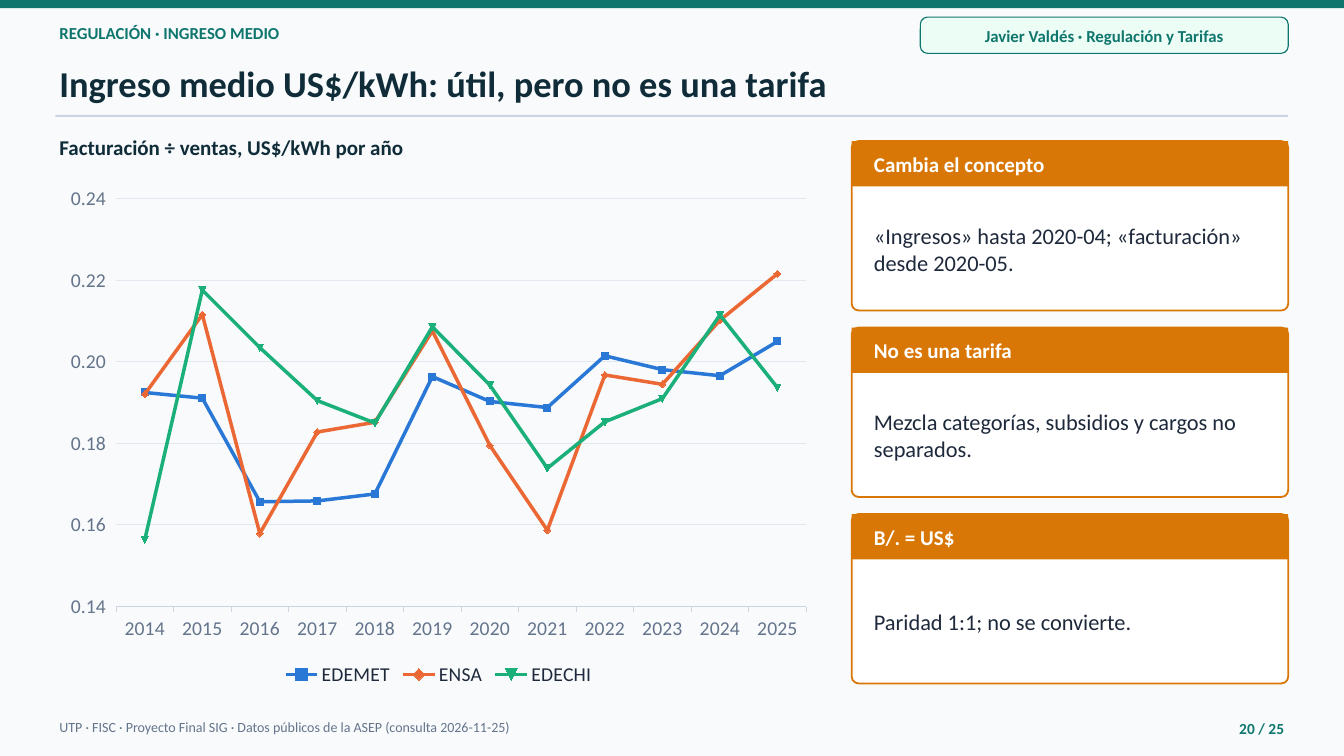
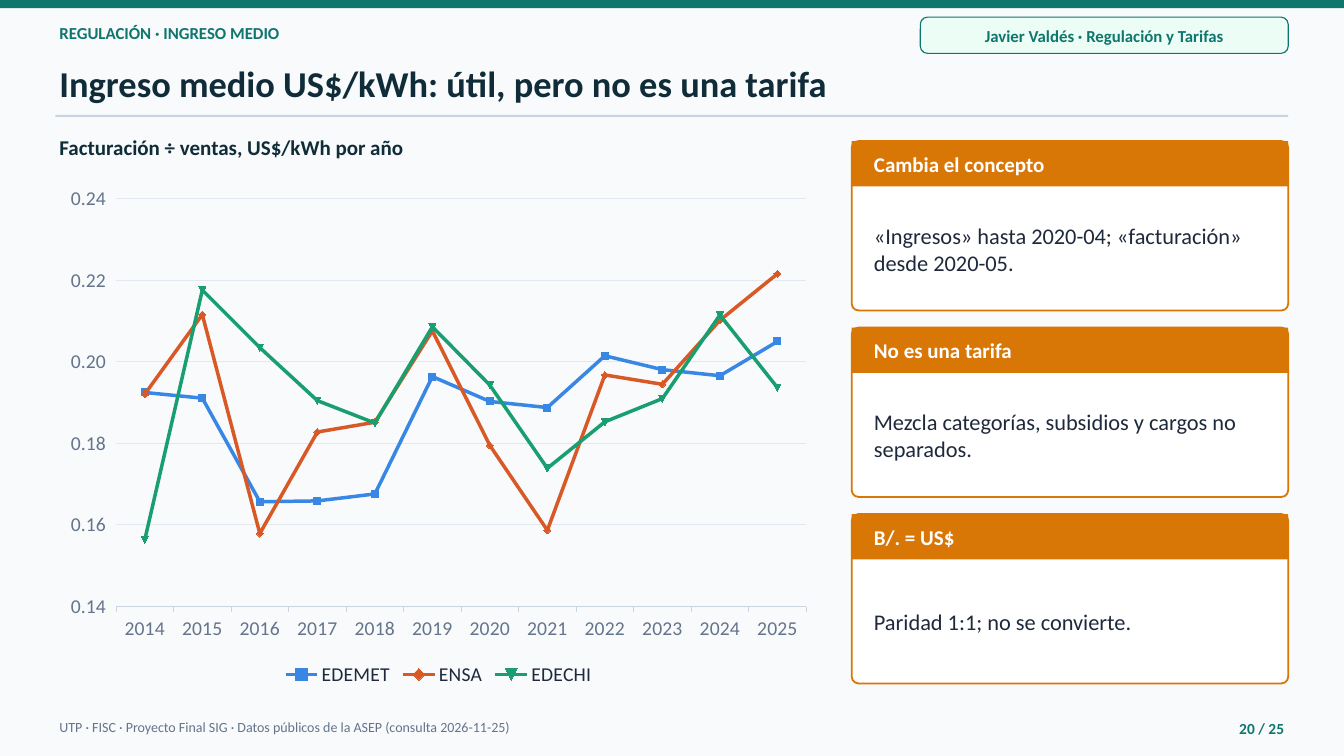
Before and after one commit to Samycaballero/sig-distribuidoras-asep, a slide deck: slide 20 of presentacion/Presentacion_SIG_Distribuidoras_ASEP.pptx. Drawn at 1344x756 pixels with LibreOffice and Linux fonts; fonts in the diff are those of the drawing. Boxes give left, top, right and bottom in pixels: in the first picture for what was removed or moved away, otherwise in the second. Text is boxed around its words. In the diff, an @@ line names an element or a change of style, - is before the commit and + after.

```diff
--- a/presentacion/Presentacion_SIG_Distribuidoras_ASEP.pptx
+++ b/presentacion/Presentacion_SIG_Distribuidoras_ASEP.pptx
@@ line chart at <box>55,176,822,691</box> @@
@@ colour of EDEMET #2A78D6 to #3987E5 @@
@@ colour of ENSA #EB6834 to #D95926 @@
@@ colour of EDECHI #1BAF7A to #199E70 @@
```
Also in this commit, not shown: 7 other slides changed, 7 other files.
